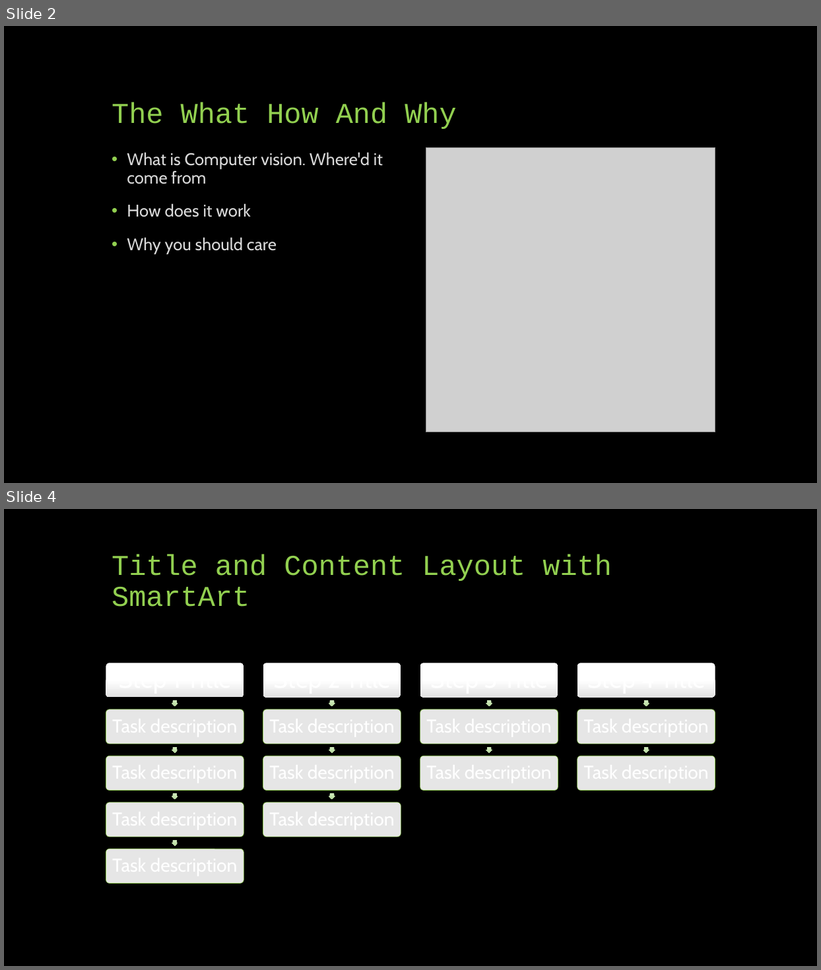
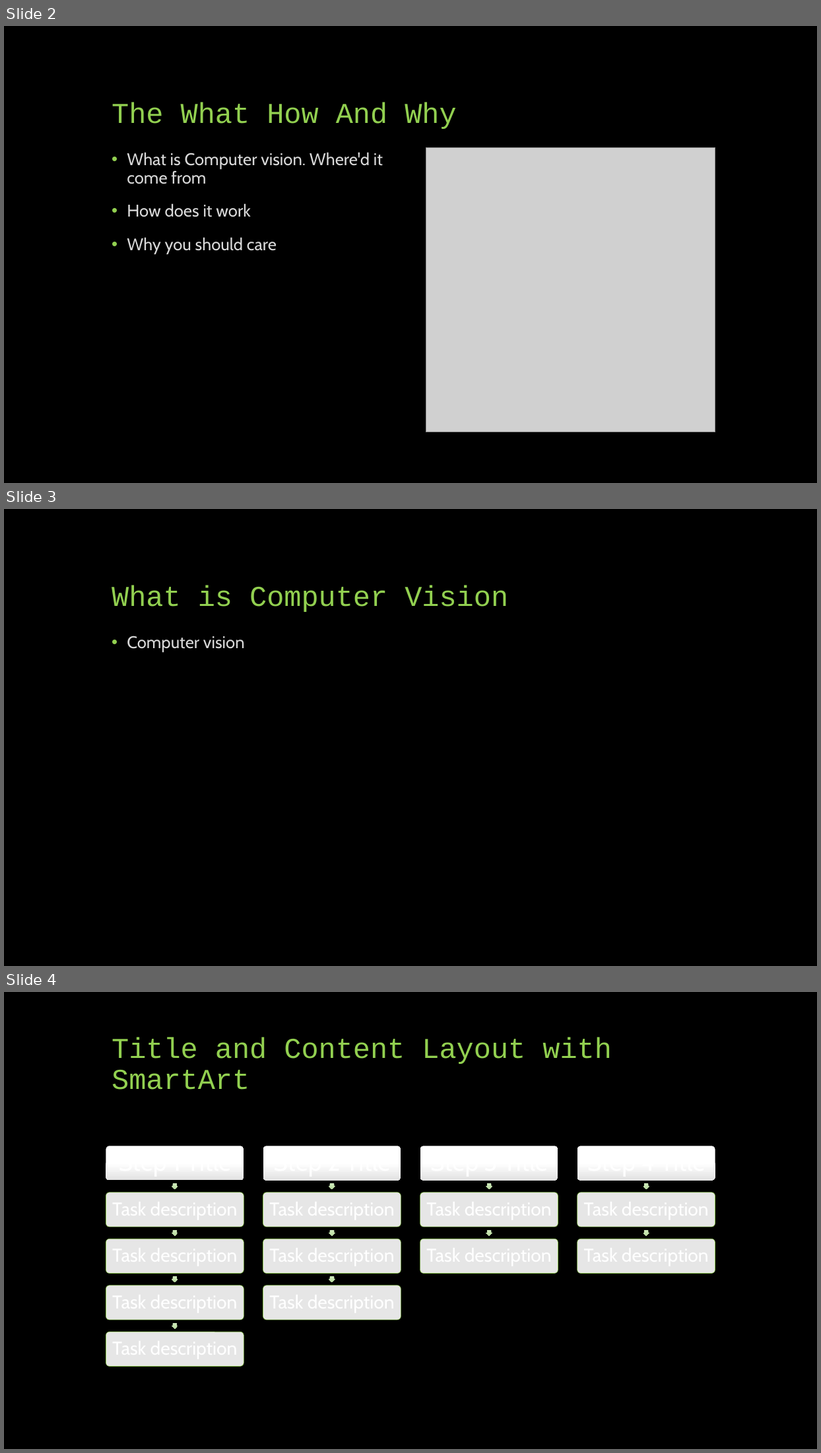
Before and after one commit to Karna-A/Sys-Engineering, a slide deck: SAC 2/Computer Vision.pptx. Shown one above the other, each under a label of ours: slides 2 and 4 before the commit, slides 2, 3 and 4 after it; the slides between them are not shown. The pictures are 821x970 and 821x1453 pixels, drawn with LibreOffice and Linux fonts; fonts in the diff are those of the drawing; grey boxes stand for pictures. Boxes give left, top, right and bottom in pixels: in the first picture for what was removed or moved away, otherwise in the second. Text is boxed around its words. In the diff, an @@ line names an element or a change of style, - is before the commit and + after.

Commit message:
Computer Vision Facial Recog DEMO

```diff
--- a/SAC 2/Computer Vision.pptx
+++ b/SAC 2/Computer Vision.pptx
@@ slide 3 added at [4,509,817,966], background #000000 @@
@@ title added at [112,585,508,612], 34 pt, text #92D050 @@
+What is Computer Vision
@@ text added at [127,636,245,652], 20 pt, text #D9D9D9 @@
+• Computer vision
```
Also in this commit, not shown: 1 slide removed, 2 other files.
